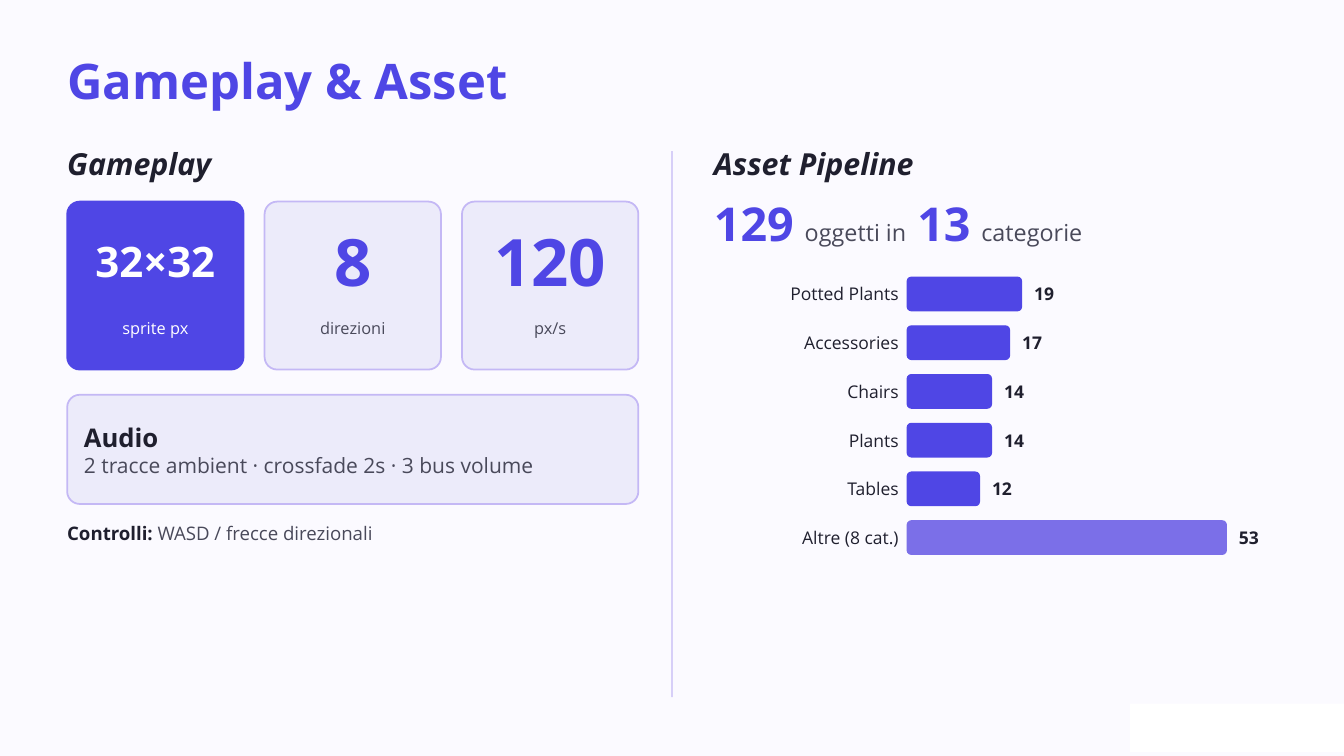
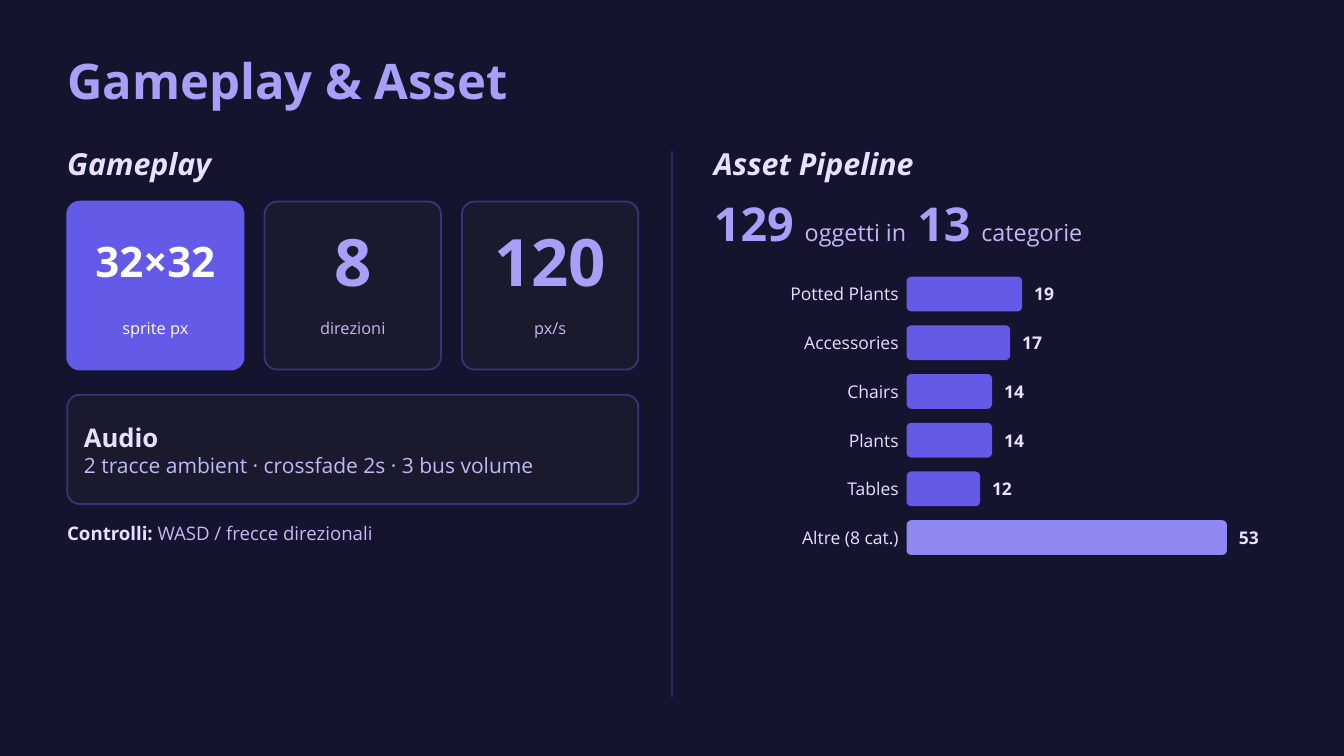
Before and after one commit to renanaugustomacena-ux/Projectwork-IFTS-Private, a slide deck: slide 4 of finale.pptx (slide 3 before the commit). Drawn at 1344x756 pixels with LibreOffice and Linux fonts; fonts in the diff are those of the drawing; background and template pictures are left out. Boxes give left, top, right and bottom in pixels: in the first picture for what was removed or moved away, otherwise in the second. Text is boxed around its words. In the diff, an @@ line names an element or a change of style, - is before the commit and + after.

```diff
--- a/finale.pptx
+++ b/finale.pptx
@@ background #FFFFFF to #14142E @@
@@ rectangle at [0, 0, 1344, 756]: fill #FBFAFF to #14142E @@
@@ line (672, 151) - (672, 697): stroke #C4B8F5 1 pt to #3B337A 1 pt @@
@@ rounded rectangle at [67, 202, 244, 370]: fill #4F46E5 to #635AE8; outline #4F46E5 1.5 pt to #635AE8 1.5 pt @@
@@ text "129 oggetti in 13 categorie" at [714, 207, 1082, 247]: text colour #4F46E5 to #A7A0F8 in "129 13"; text colour #49495A to #C4B8F5 in "oggetti in categorie" @@
@@ text colour #4F46E5 to #A7A0F8 in 3 elements at [67, 61, 508, 111], [334, 238, 371, 287], [494, 238, 606, 287] @@
@@ text "direzioni" at [320, 321, 385, 334]: text colour #49495A to #C4B8F5 @@
@@ text "px/s" at [534, 322, 566, 338]: text colour #49495A to #C4B8F5 @@
@@ fill #ECEBFA to #1A1A2E; outline #C4B8F5 1.5 pt to #3B337A 1.5 pt in 3 elements at [265, 202, 441, 370], [462, 202, 638, 370], [67, 395, 638, 504] @@
@@ text "Audio 2 tracce ambient · ..." at [84, 427, 534, 473]: text colour #1F1F2E to #E7E0FF in "Audio"; text colour #49495A to #C4B8F5 in "2 tracce ambient · crossfade 2s · ..." @@
@@ fill #4F46E5 to #635AE8; outline #4F46E5 1 pt to #635AE8 1 pt in 5 elements at [907, 277, 1021, 311], [907, 326, 1010, 360], [907, 375, 991, 408], [907, 423, 991, 457], [907, 472, 979, 506] @@
@@ text "Controlli: WASD / frecce direzionali" at [67, 525, 372, 540]: text colour #1F1F2E to #E7E0FF in "Controlli:"; text colour #49495A to #C4B8F5 in "WASD / frecce direzionali" @@
@@ rounded rectangle at [907, 521, 1226, 554]: fill #7B6FE8 to #8F88F0; outline #7B6FE8 1 pt to #8F88F0 1 pt @@
@@ text colour #1F1F2E to #E7E0FF in 14 elements at [67, 152, 211, 183], [714, 152, 914, 183], [790, 286, 899, 300], [1034, 287, 1054, 300], [804, 336, 898, 349], [1022, 336, 1042, 349], [847, 384, 898, 398], [1004, 385, 1024, 398], [849, 433, 899, 447], [1004, 434, 1024, 447], [847, 481, 898, 495], [992, 482, 1012, 495], [802, 530, 899, 547], [1239, 531, 1259, 544] @@
@@ rectangle at [1130, 704, 1344, 753]: fill #FFFFFF to #14142E @@
```
Also in this commit, not shown: 9 other slides changed, 1 slide added, 1 other file.
